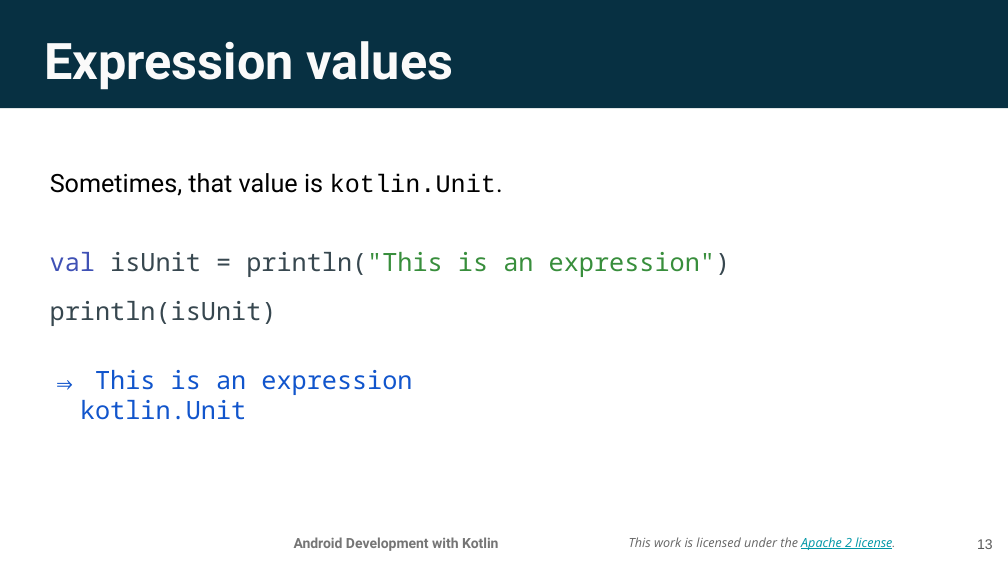
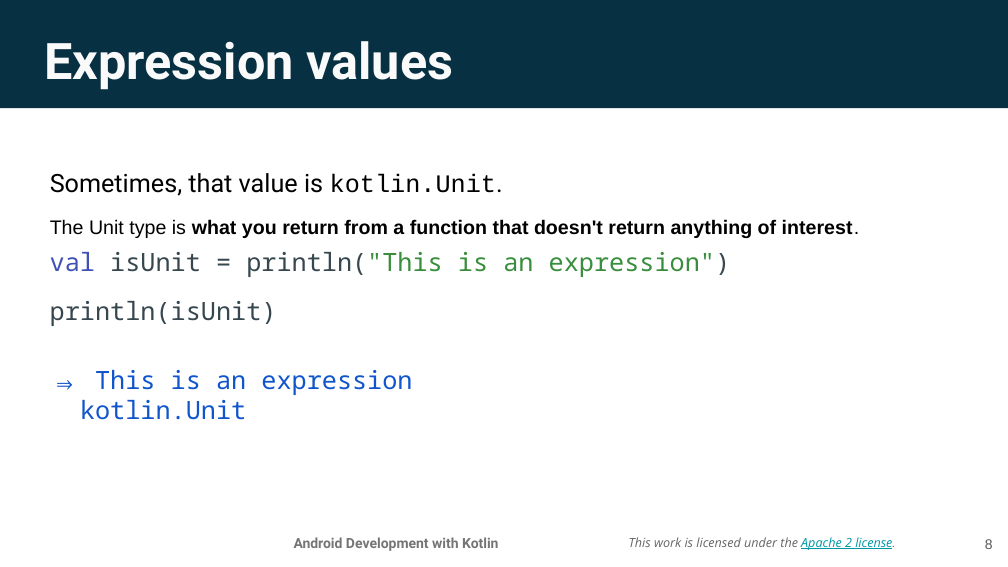
Before and after one commit to aadityaguptaa/Android-Bootcamp-PSNA, a slide deck: slide 8 of Day-0/Lesson 2_ Functions.pptx (slide 13 before the commit). Drawn at 1008x567 pixels with LibreOffice and Linux fonts; fonts in the diff are those of the drawing; background and template pictures are left out. Boxes give left, top, right and bottom in pixels: in the first picture for what was removed or moved away, otherwise in the second. Text is boxed around its words. In the diff, an @@ line names an element or a change of style, - is before the commit and + after.

```diff
--- a/Day-0/Lesson 2_ Functions.pptx
+++ b/Day-0/Lesson 2_ Functions.pptx
@@ text at [50,219,860,238]: paragraph added @@
+The Unit type is what you return from a function that doesn't return anything of interest.
@@ page number at [985,539,993,549]: text changed @@
-13
+8
```
Also in this commit, not shown: 3 other slides changed, 5 slides removed.
